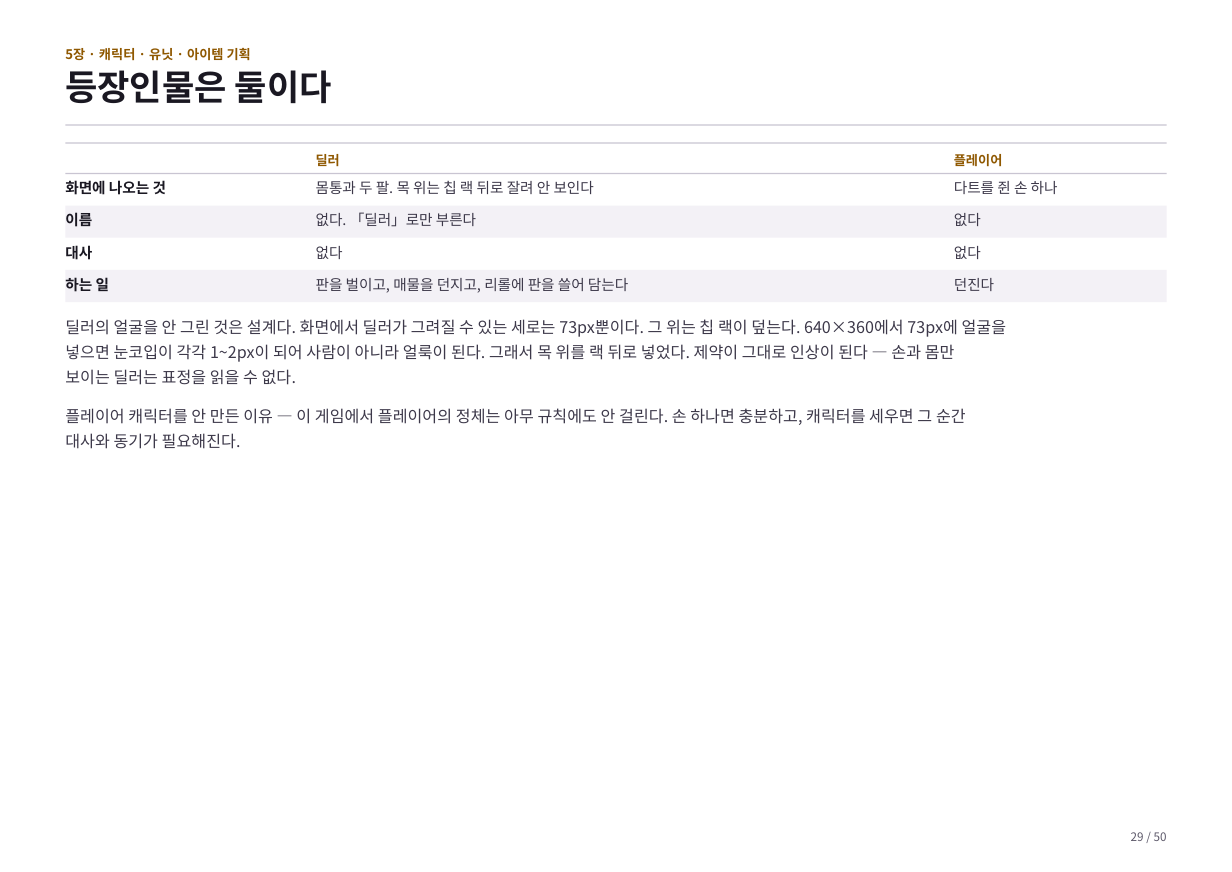
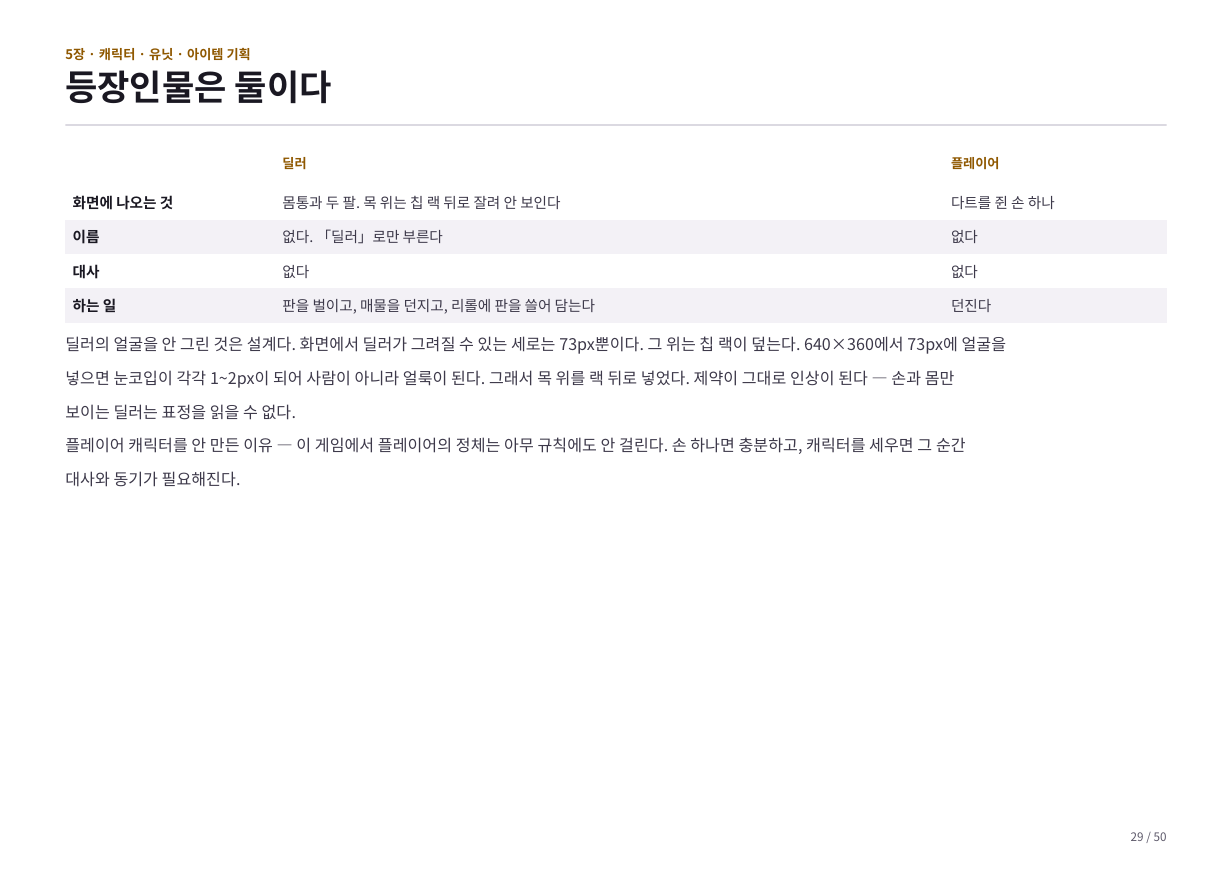
Before and after one commit to GGbong69/test-03, a slide deck: slide 29 of docs/기획서.pptx. Drawn at 1232x872 pixels with LibreOffice and Linux fonts; fonts in the diff are those of the drawing. Boxes give left, top, right and bottom in pixels: in the first picture for what was removed or moved away, otherwise in the second. Text is boxed around its words. In the diff, an @@ line names an element or a change of style, - is before the commit and + after.

```diff
--- a/docs/기획서.pptx
+++ b/docs/기획서.pptx
@@ rectangle removed at [65,142,1167,143] @@
@@ table added at [65,148,1166,318], 5 rows, 3 columns @@
+ | 딜러 | 플레이어
+화면에 나오는 것 | 몸통과 두 팔. 목 위는 칩 랙 뒤로 잘려 안 보인다 | 다트를 쥔 손 하나
+이름 | 없다. 「딜러」로만 부른다 | 없다
+대사 | 없다 | 없다
+하는 일 | 판을 벌이고, 매물을 던지고, 리롤에 판을 쓸어 담는다 | 던진다
@@ rectangle removed at [65,173,1167,174] @@
@@ text removed at [316,154,340,166] @@
-딜러
@@ text removed at [954,154,1003,167] @@
-플레이어
@@ text removed at [65,180,166,195] @@
-화면에 나오는 것
@@ rectangle removed at [65,206,1167,237] @@
@@ text removed at [316,181,594,194] @@
-몸통과 두 팔. 목 위는 칩 랙 뒤로 잘려 안 보인다
@@ text removed at [954,181,1058,194] @@
-다트를 쥔 손 하나
@@ text removed at [65,212,92,227] @@
-이름
@@ text removed at [316,212,476,227] @@
-없다. 「딜러」로만 부른다
@@ text removed at [954,213,981,226] @@
-없다
@@ text removed at [65,245,92,260] @@
-대사
@@ text removed at [316,246,343,259] @@
-없다
@@ text removed at [954,246,981,259] @@
-없다
@@ rectangle removed at [65,270,1167,301] @@
@@ text removed at [65,277,109,292] @@
-하는 일
@@ text removed at [316,278,628,293] @@
-판을 벌이고, 매물을 던지고, 리롤에 판을 쓸어 담는다
@@ text removed at [954,278,994,291] @@
-던진다
@@ text "딜러의 얼굴을 안 그린 것은 ...": place and size @@
-text "딜러의 얼굴을 안 그린 것은 ..." at [65,319,1007,385]
+text "딜러의 얼굴을 안 그린 것은 ..." at [65,336,1007,487]
@@ text at [65,370,955,420]: more space between paragraphs @@
@@ text removed at [65,408,966,449] @@
-플레이어 캐릭터를 안 만든 이유 — 이 게임에서 플레이어의 정체는 아무 규칙에도 안 걸린다. 손 하나면 충분하고, 캐릭터를 세우면 그 순간
-대사와 동기가 필요해진다.
@@ text at [65,437,966,487]: paragraphs added @@
+플레이어 캐릭터를 안 만든 이유 — 이 게임에서 플레이어의 정체는 아무 규칙에도 안 걸린다. 손 하나면 충분하고, 캐릭터를 세우면 그 순간
+대사와 동기가 필요해진다.
```
Also in this commit, not shown: 49 other slides changed, 1 other file.
